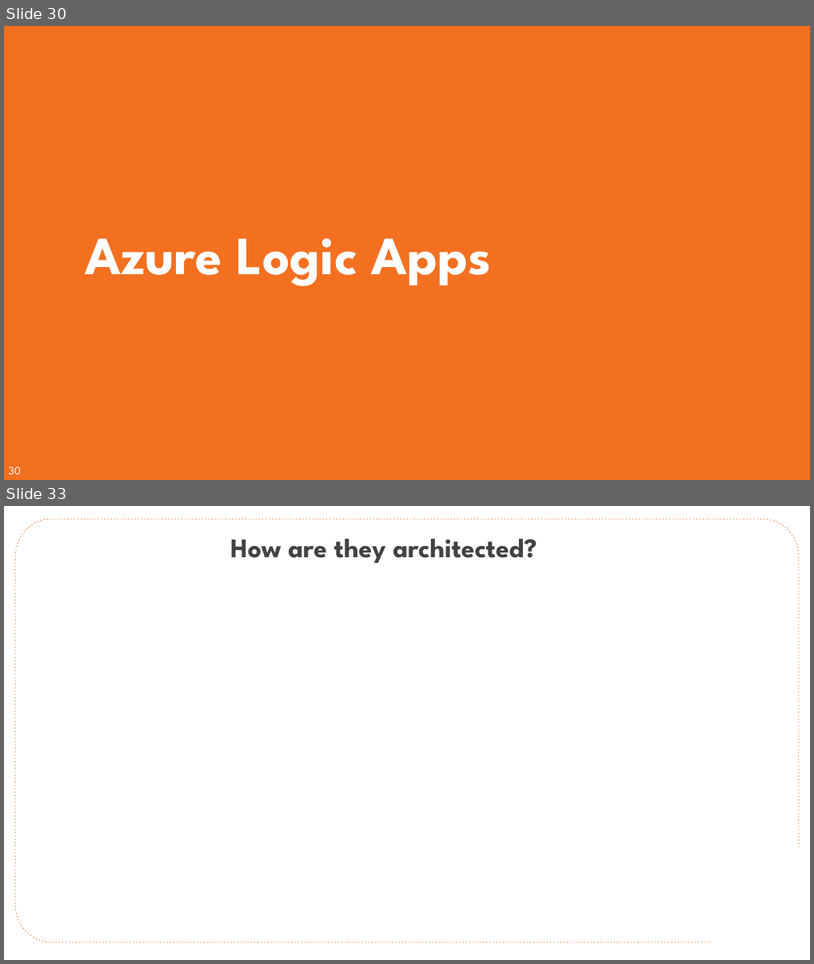
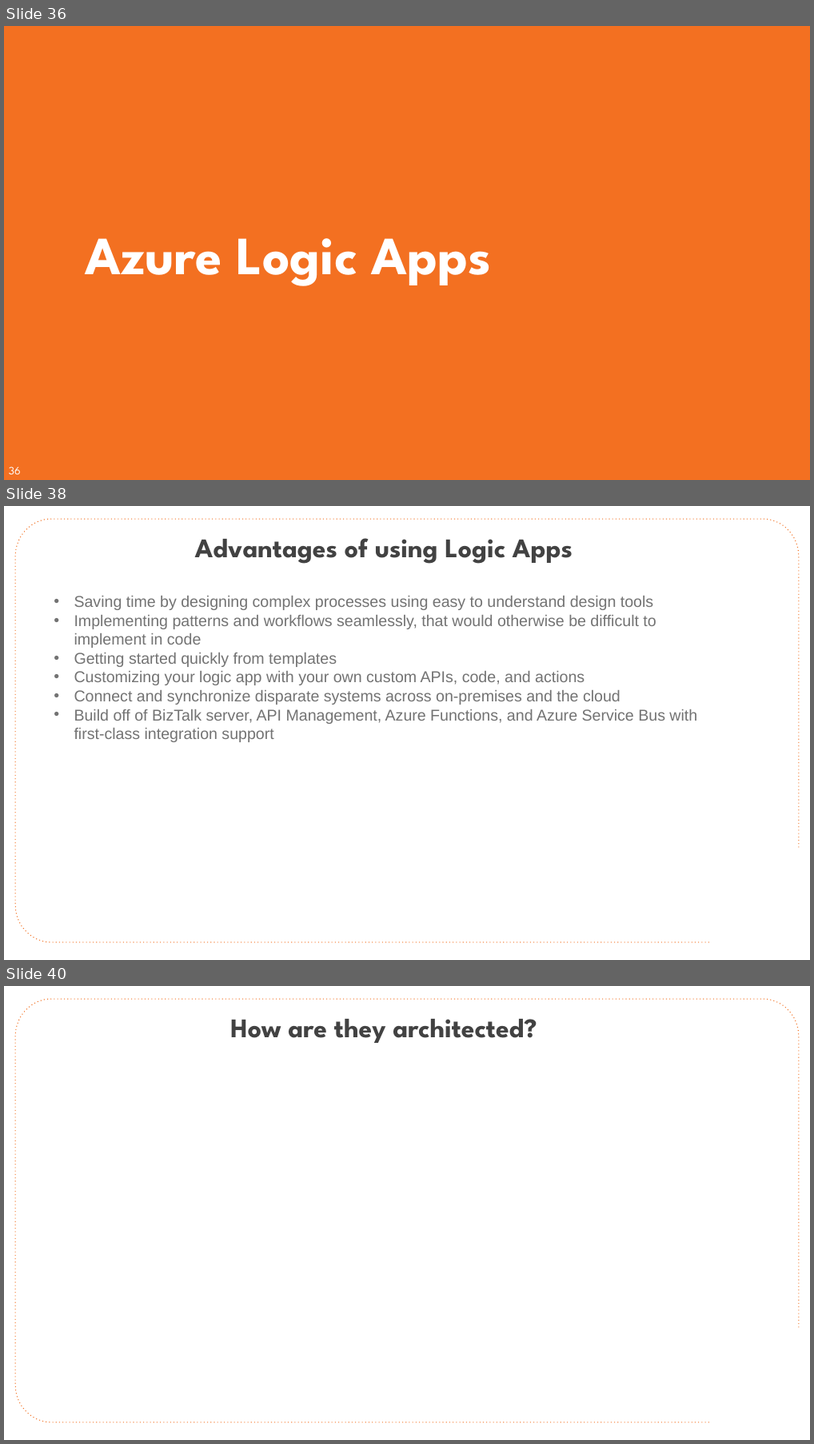
Before and after one commit to CloudSpecOps/Serverless-Architectures-with-Azure, a slide deck: Session Presentation/Azure-Serverless-Architecture-Session-Day-1.pptx. Shown one above the other, each under a label of ours: slides 30 and 33 before the commit, slides 36, 38 and 40 after it; the slides between them are not shown. The pictures are 814x964 and 814x1444 pixels, drawn with LibreOffice and Linux fonts; fonts in the diff are those of the drawing; background and template pictures are left out. Boxes give left, top, right and bottom in pixels: in the first picture for what was removed or moved away, otherwise in the second. Text is boxed around its words. In the diff, an @@ line names an element or a change of style, - is before the commit and + after.

```diff
--- a/Session Presentation/Azure-Serverless-Architecture-Session-Day-1.pptx
+++ b/Session Presentation/Azure-Serverless-Architecture-Session-Day-1.pptx
@@ slide 38 added at box(4, 506, 810, 960), background #FFFFFF; not listed: 1 template element that a slide beside it also shows @@
@@ text added at box(195, 538, 573, 564), 48 pt, text #424242, bold @@
+Advantages of using Logic Apps
@@ text added at box(74, 596, 698, 742), 28 pt, text #737373 @@
+• Saving time by designing complex processes using easy to understand design tools
+• Implementing patterns and workflows seamlessly, that would otherwise be difficult to implement in code
+• Getting started quickly from templates
+• Customizing your logic app with your own custom APIs, code, and actions
+• Connect and synchronize disparate systems across on-premises and the cloud
+• Build off of BizTalk server, API Management, Azure Functions, and Azure Service Bus with first-class integration support
@@ what was slide 30 is now slide 36 @@
@@ page number at box(9, 466, 21, 474): text changed @@
-30
+36
@@ what was slide 33 is now slide 40 @@
```
Also in this commit, not shown: 10 slides changed, 7 other slides added.
